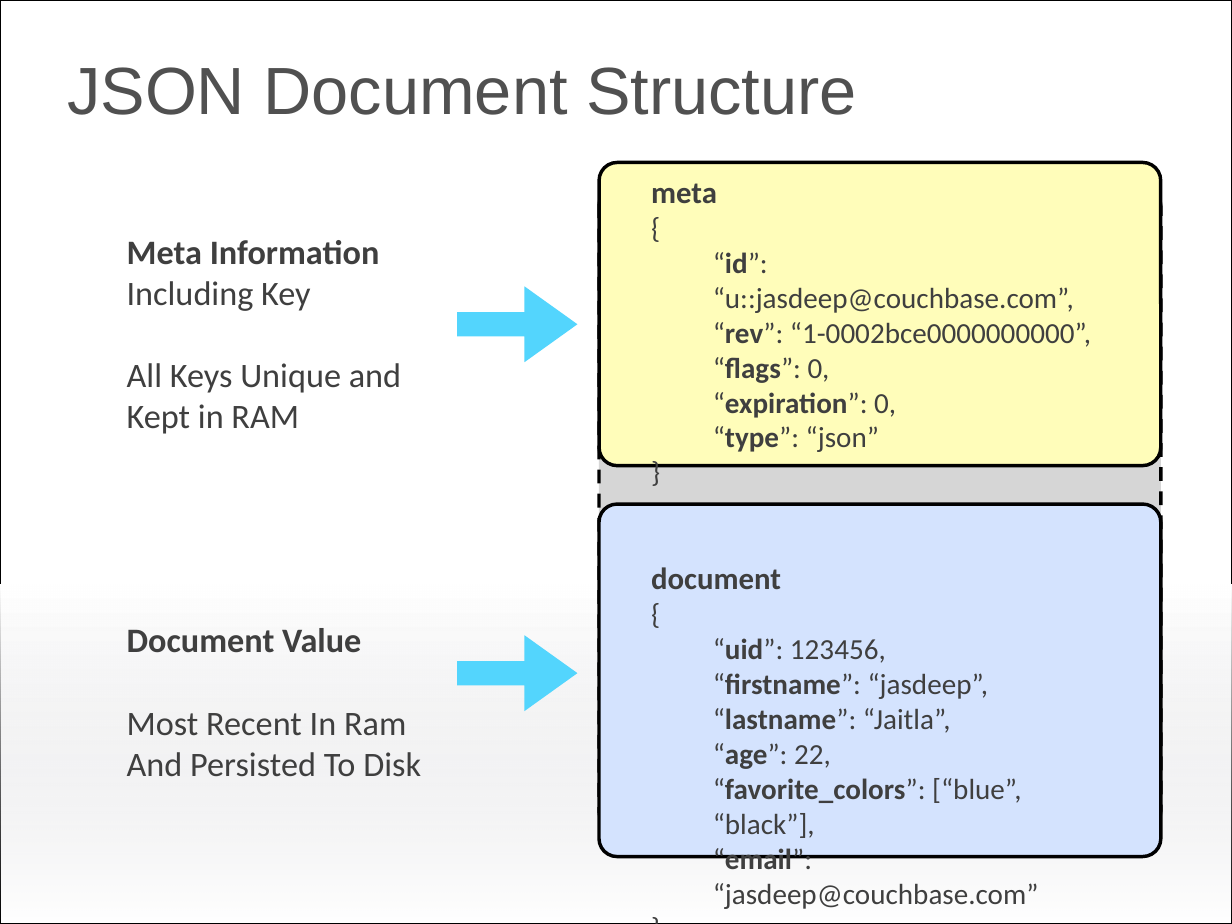
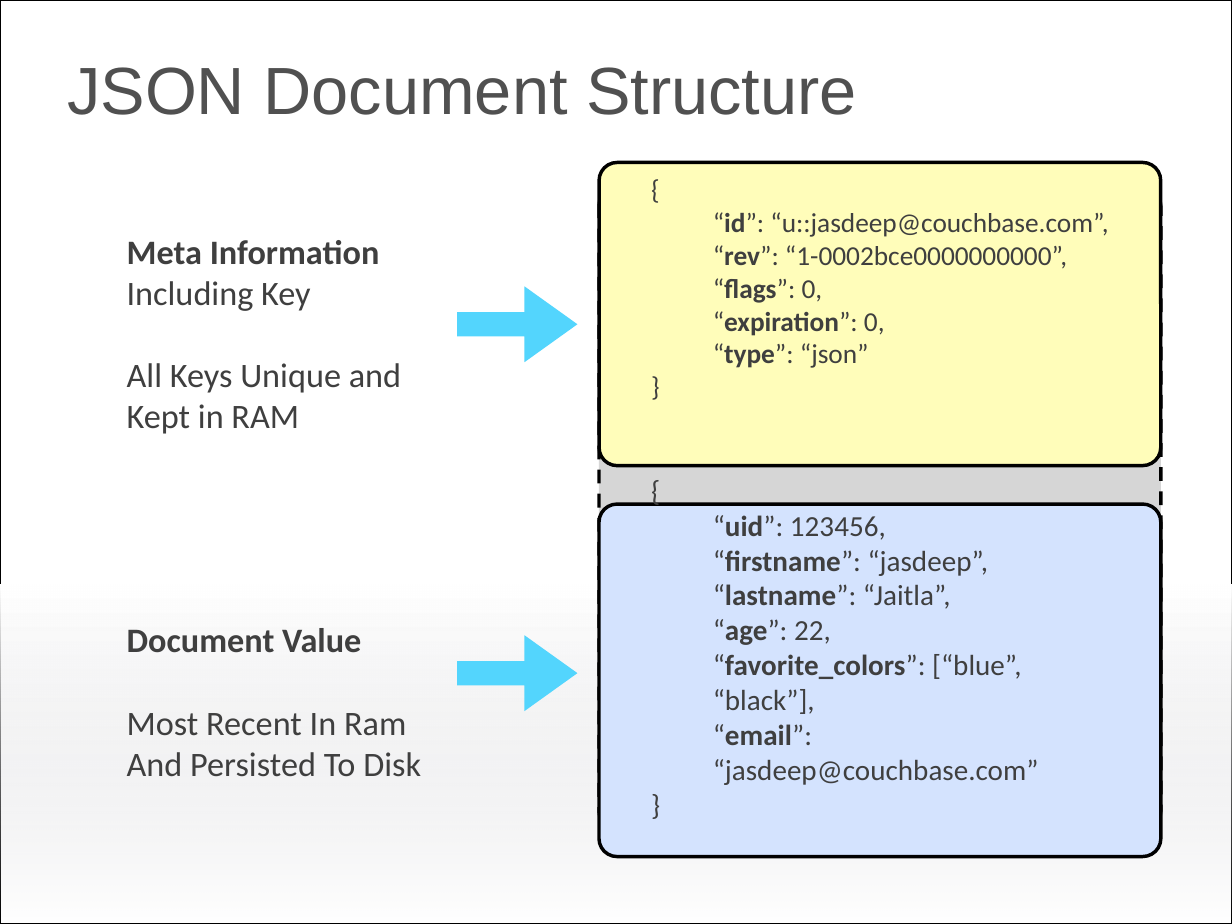
Before and after one commit to subalakr/workshop, a slide deck: slide 13 of server/beginner/presentations/3_data_modeling_with_couchbase.pptx. Drawn at 1232x924 pixels with LibreOffice and Linux fonts; fonts in the diff are those of the drawing; background and template pictures are left out. Boxes give left, top, right and bottom in pixels: in the first picture for what was removed or moved away, otherwise in the second. Text is boxed around its words. In the diff, an @@ line names an element or a change of style, - is before the commit and + after.

```diff
--- a/server/beginner/presentations/3_data_modeling_with_couchbase.pptx
+++ b/server/beginner/presentations/3_data_modeling_with_couchbase.pptx
@@ text in free at (651, 183, 717, 204): paragraph removed @@
-meta
@@ text in free at (713, 212, 1108, 368): size 17 to 16 pt in "{", "“id”: “u::jasdeep@couchbase.com”,", "“rev”: “1-0002bce0000000000”,", "“flags”: 0," and 3 more places @@
@@ text in free at (651, 567, 781, 590): paragraph removed @@
-document
```
Also in this commit, not shown: 6 other slides changed, 2 slides added, 5 slides removed, 1 other file.
